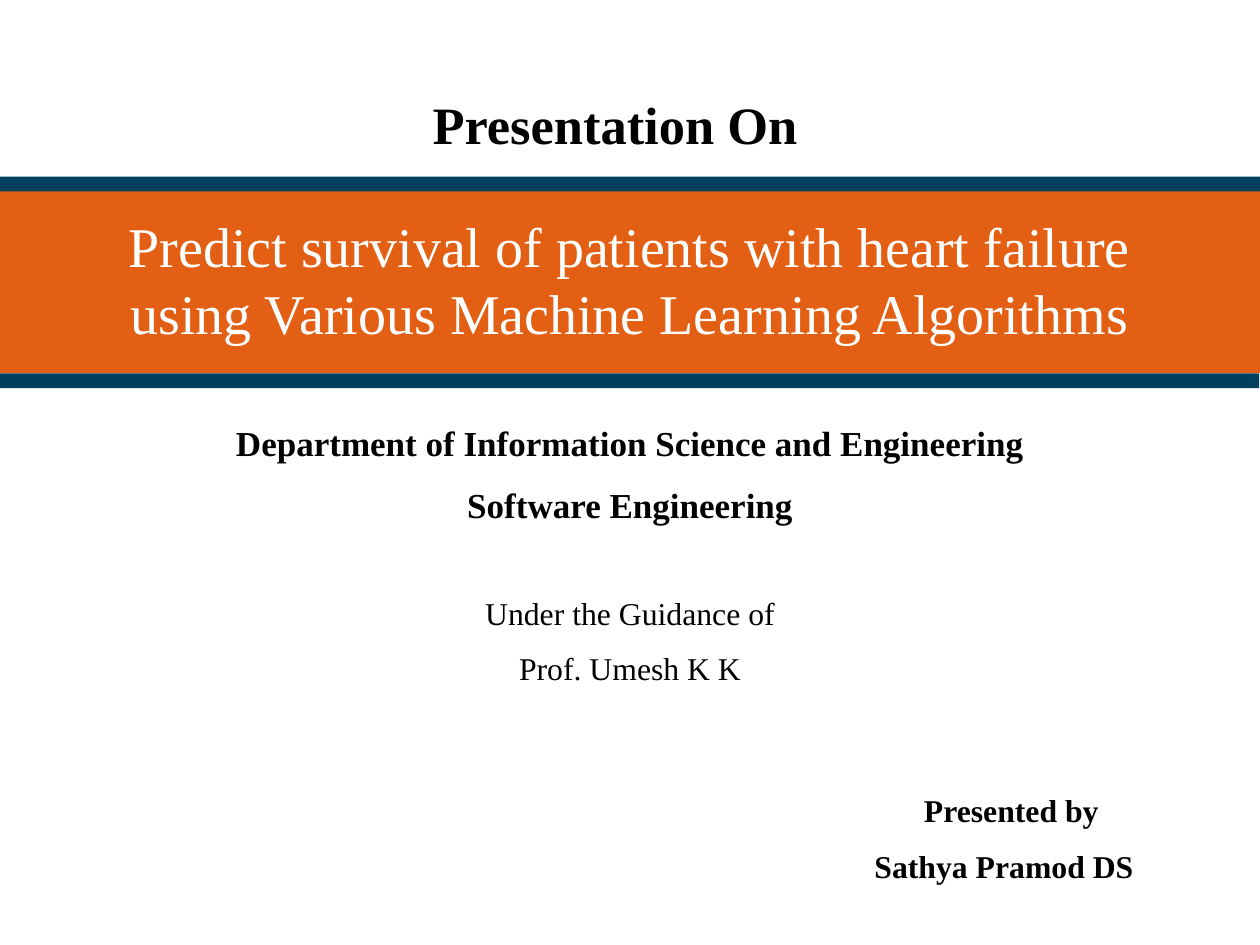
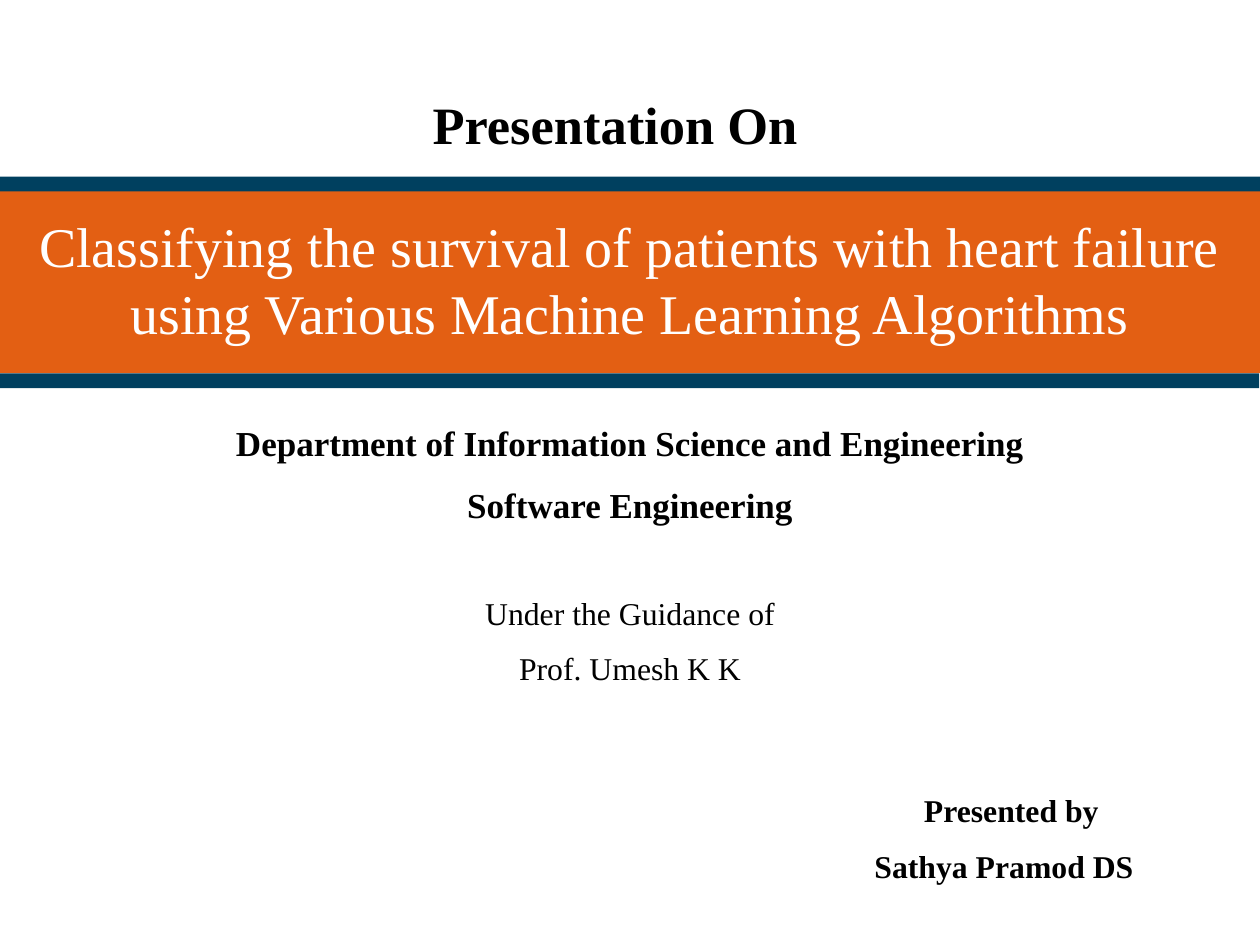
Before and after one commit to sathyapramod/ml-heart-survial, a slide deck: slide 1 of SathyaPramod.pptx. Drawn at 1260x945 pixels with LibreOffice and Linux fonts; fonts in the diff are those of the drawing; background and template pictures are left out. Boxes give left, top, right and bottom in pixels: in the first picture for what was removed or moved away, otherwise in the second. Text is boxed around its words. In the diff, an @@ line names an element or a change of style, - is before the commit and + after.

```diff
--- a/SathyaPramod.pptx
+++ b/SathyaPramod.pptx
@@ title at [39, 227, 1219, 345]: text changed @@
-Predict survival of patients with heart failure
-using Various Machine Learning Algorithms
+Classifying the survival of patients with heart failure
+using Various Machine Learning Algorithms
```
Also in this commit, not shown: 3 other slides changed.
